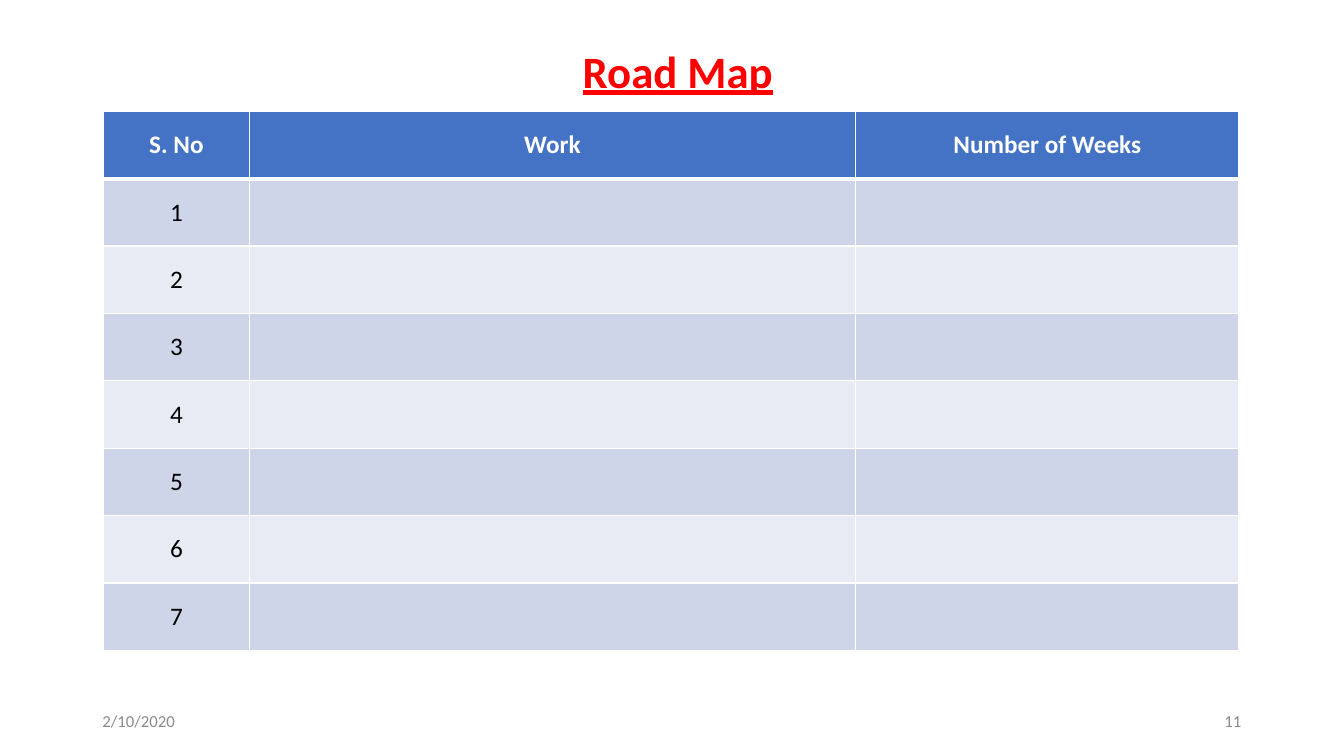
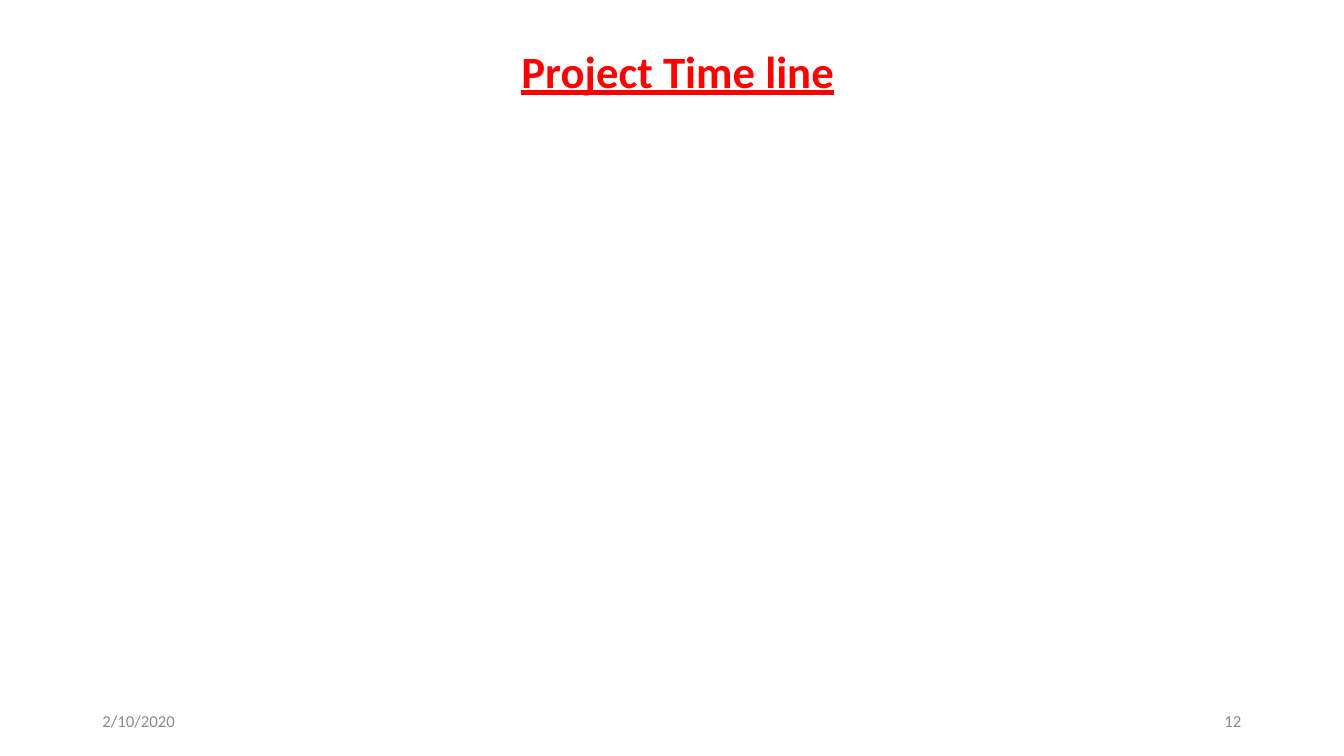
Before and after one commit to svec-final-year-project-eee/Project, a slide deck: slide 12 of Reviews/second review/Second Oral Presentation.pptx (slide 11 before the commit). Drawn at 1344x756 pixels with LibreOffice and Linux fonts; fonts in the diff are those of the drawing. Boxes give left, top, right and bottom in pixels: in the first picture for what was removed or moved away, otherwise in the second. Text is boxed around its words. In the diff, an @@ line names an element or a change of style, - is before the commit and + after.

```diff
--- a/Reviews/second review/Second Oral Presentation.pptx
+++ b/Reviews/second review/Second Oral Presentation.pptx
@@ text at [521,56,834,96]: text changed @@
-Road Map
+Project Time line
@@ table removed at [104,111,1239,650], 8 rows, 3 columns @@
-S. No | Work | Number of Weeks
-1 |  | 
-2 |  | 
-3 |  | 
-4 |  | 
-5 |  | 
-6 |  | 
-7 |  | 
@@ page number at [1224,716,1241,727]: text changed @@
-11
+12
```
Also in this commit, not shown: 10 other slides changed, 2 slides added, 1 slide removed, 1 other file.
